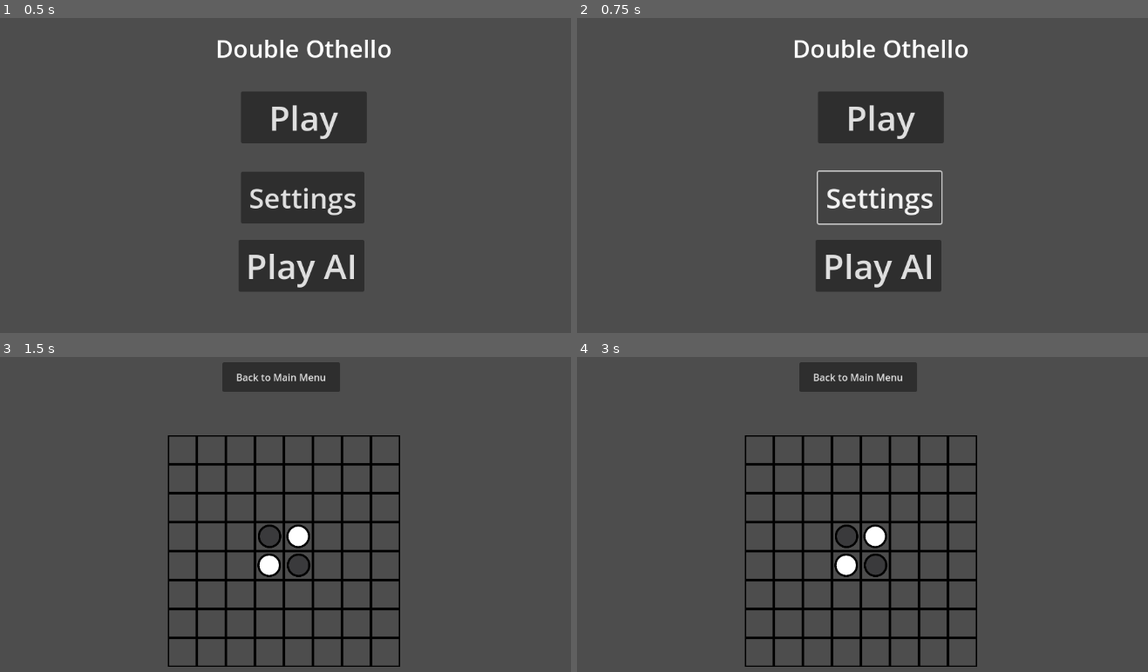
Above: before the commit, frames 1-4 (two rows, left to right).
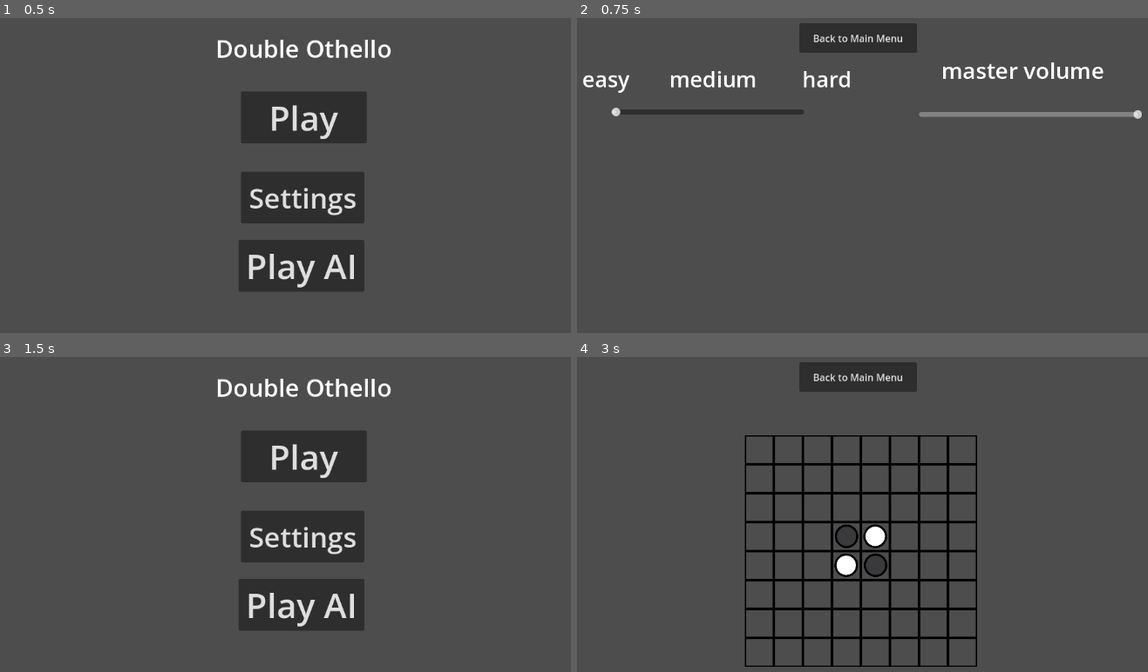
Above: after the commit, the same moments.

Repository: OGSteinglass/FinalProjectEPSGame
Game: Godot game, scene res://main_screen.tscn
The game is run twice, just before and just after one commit, with the same random seed, the same clock (stepped at 60 frames per second) and the same inputs.
Inputs (mouse positions are in pixels of both pictures, inside the frame that each line leads up to):
- Up to frame 1 (0.5 s): no input
- Up to frame 2 (0.75 s): click "Settings" at 0.5 s
- Up to frame 3 (1.5 s): click "Play" (after the commit: "Back to Main Menu") at 1.25 s
- Up to frame 4 (3 s): click (856, 375) at 2 s, where only the run before the commit has a clickable "Back to Main Menu"; click "Play" at 2.75 s

Frame 1 is identical in both runs. In frame 2, 13% of the frame differs, in the area x 1-99%, y 1-87%; in frame 3, 16%, in the area x 29-71%, y 1-99%; in frame 4, nothing differs.

Commit message:
added dificulty

Diff:
--- a/godot_project/GameBoard.gd
+++ b/godot_project/GameBoard.gd
@@ -110,7 +110,11 @@
 			if len(get_legal_moves(game_board,2))==0:
 				curstate=State.BlackTurn
 			else:
-				var best_move=get_best_move(game_board,2,4)
+				var best_move = null
+				if Globals.difficulty == "easy" or Globals.difficulty == "hard":
+					best_move = get_best_move(game_board,2,4)
+				else:
+					best_move = get_best_move(game_board,2,1)
 				move(2,best_move.x,best_move.y,game_board,true)
 				render(game_board)
 
@@ -148,21 +152,36 @@
 	print("depth", depth)
 	print("a:", a)
 	if depth == 0:
-		return -simple_evaluate(board, color)
+		if Globals.difficulty == "easy":
+			return simple_evaluate(board, color)
+		else:
+			return -simple_evaluate(board, color)
 	else:
 		var target_color = get_target_color(color)
 		var moves = get_legal_moves(board,color)
 		if score(board,1) + score(board,2) == 64:
 			if score(board,color)>32:
+				if Globals.difficulty == "easy":
+					return 10000
+				else:
 					return -10000
 			elif score(board,target_color)>32:
+				if Globals.difficulty == "easy":
+					return -10000
+				else:
 					return 10000
 			elif score(board,color)==score(board,target_color):
 					return 0
 		if score(board, color)==0:
-			return 10000
+			if Globals.difficulty == "easy":
+				return -10000
+			else:
+				return 10000
 		if score(board, target_color) == 0:
-			return -10000
+			if Globals.difficulty == "easy":
+				return 10000
+			else:
+				return -10000
 		var best_eval = null
 		if len(moves) ==0:
 			return -1*evaluate(board, target_color, depth-1, best_eval)
--- /dev/null
+++ b/godot_project/Settings.gd
@@ -0,0 +1,5 @@
+extends Button
+
+
+func _on_pressed():
+	get_tree().change_scene_to_file("res://settings.tscn")
--- /dev/null
+++ b/godot_project/difficulty.gd
@@ -0,0 +1,10 @@
+extends HSlider
+
+
+func _on_value_changed(value):
+	if value == 0:
+		Globals.difficulty="easy"
+	elif value ==1:
+		Globals.difficulty="medium"
+	elif value ==2:
+		Globals.difficulty="hard"
--- /dev/null
+++ b/godot_project/globals.gd
@@ -0,0 +1,6 @@
+extends Node
+
+
+var difficulty = "easy"
+
+var master_volume= 1
--- a/godot_project/main_screen.tscn
+++ b/godot_project/main_screen.tscn
@@ -1,6 +1,7 @@
-[gd_scene load_steps=2 format=3 uid="uid://bykl5etq4b3s"]
+[gd_scene load_steps=3 format=3 uid="uid://bykl5etq4b3s"]
 
 [ext_resource type="Script" path="res://Play Button.gd" id="1_dmicf"]
+[ext_resource type="Script" path="res://Settings.gd" id="2_36oek"]
 
 [node name="Main Screen" type="Node2D"]
 
@@ -36,5 +37,7 @@
 offset_bottom = 364.0
 theme_override_font_sizes/font_size = 46
 text = "Settings"
+script = ExtResource("2_36oek")
 
 [connection signal="pressed" from="Play Button" to="Play Button" method="_on_pressed"]
+[connection signal="pressed" from="Settings" to="Settings" method="_on_pressed"]
--- /dev/null
+++ b/godot_project/master volume.gd
@@ -0,0 +1,5 @@
+extends HSlider
+
+
+func _on_value_changed(value):
+	Globals.master_volume = value
--- a/godot_project/project.godot
+++ b/godot_project/project.godot
@@ -14,3 +14,7 @@
 run/main_scene="res://main_screen.tscn"
 config/features=PackedStringArray("4.0", "Forward Plus")
 config/icon="res://icon.svg"
+
+[autoload]
+
+Globals="*res://globals.gd"
--- /dev/null
+++ b/godot_project/settings.tscn
@@ -0,0 +1,57 @@
+[gd_scene load_steps=3 format=3 uid="uid://dxsq5xpswbpfh"]
+
+[ext_resource type="Script" path="res://difficulty.gd" id="1_8w5tk"]
+[ext_resource type="Script" path="res://Menu button.gd" id="2_f4gjm"]
+
+[node name="Settings" type="Node2D"]
+
+[node name="master volume" type="HSlider" parent="."]
+offset_left = 642.0
+offset_top = 161.0
+offset_right = 1012.0
+offset_bottom = 205.0
+max_value = 1.0
+step = 0.01
+value = 1.0
+
+[node name="Label" type="Label" parent="master volume"]
+layout_mode = 0
+offset_left = 37.0
+offset_top = -77.0
+offset_right = 382.0
+offset_bottom = -11.0
+theme_override_font_sizes/font_size = 37
+text = "master volume"
+
+[node name="difficulty" type="HSlider" parent="."]
+offset_left = 133.0
+offset_top = 170.0
+offset_right = 452.0
+offset_bottom = 189.0
+max_value = 2.0
+script = ExtResource("1_8w5tk")
+
+[node name="Label" type="Label" parent="difficulty"]
+layout_mode = 1
+anchors_preset = -1
+anchor_left = 0.364
+anchor_top = -3.87
+anchor_right = 0.364
+anchor_bottom = -3.87
+offset_left = -164.116
+offset_top = 2.53
+offset_right = 279.884
+offset_bottom = 107.53
+theme_override_font_sizes/font_size = 36
+text = "easy       medium        hard"
+
+[node name="Menu button" type="Button" parent="."]
+offset_left = 444.0
+offset_top = 32.0
+offset_right = 639.0
+offset_bottom = 81.0
+text = "Back to Main Menu"
+script = ExtResource("2_f4gjm")
+
+[connection signal="value_changed" from="difficulty" to="difficulty" method="_on_value_changed"]
+[connection signal="pressed" from="Menu button" to="Menu button" method="_on_pressed"]
